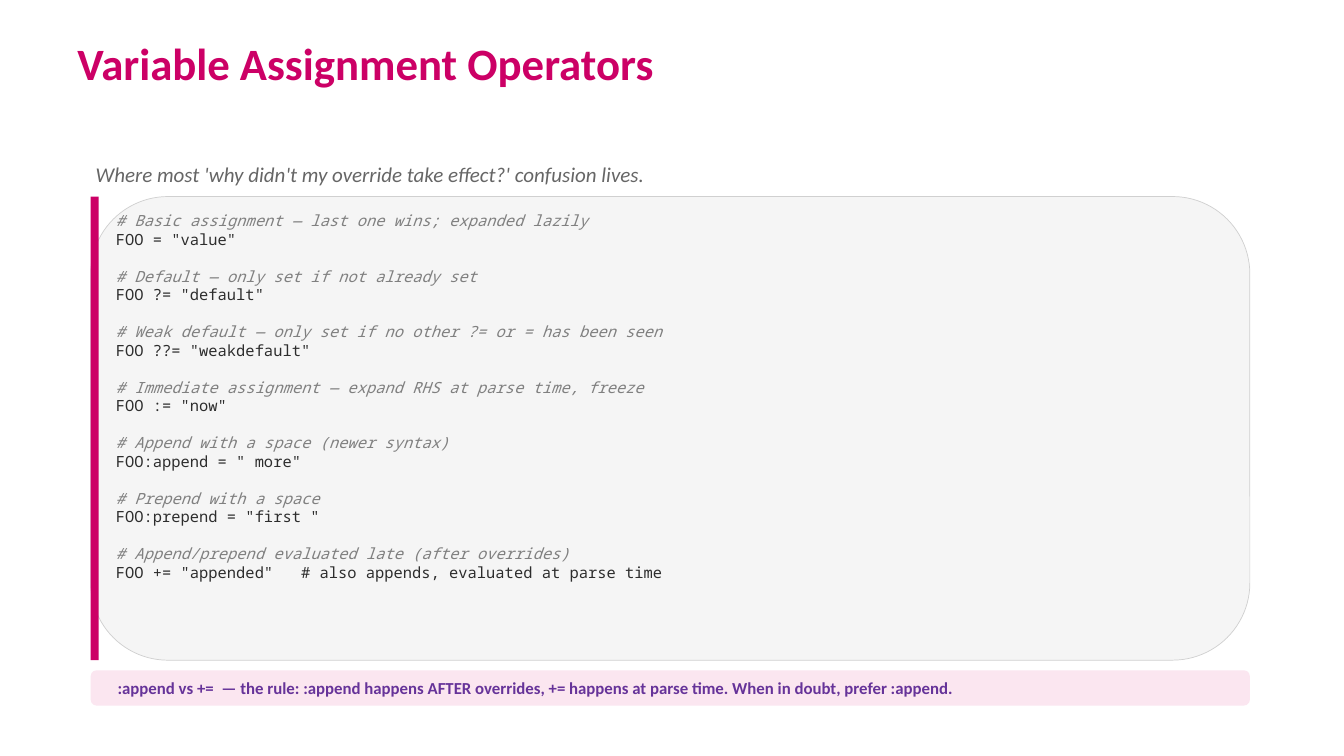
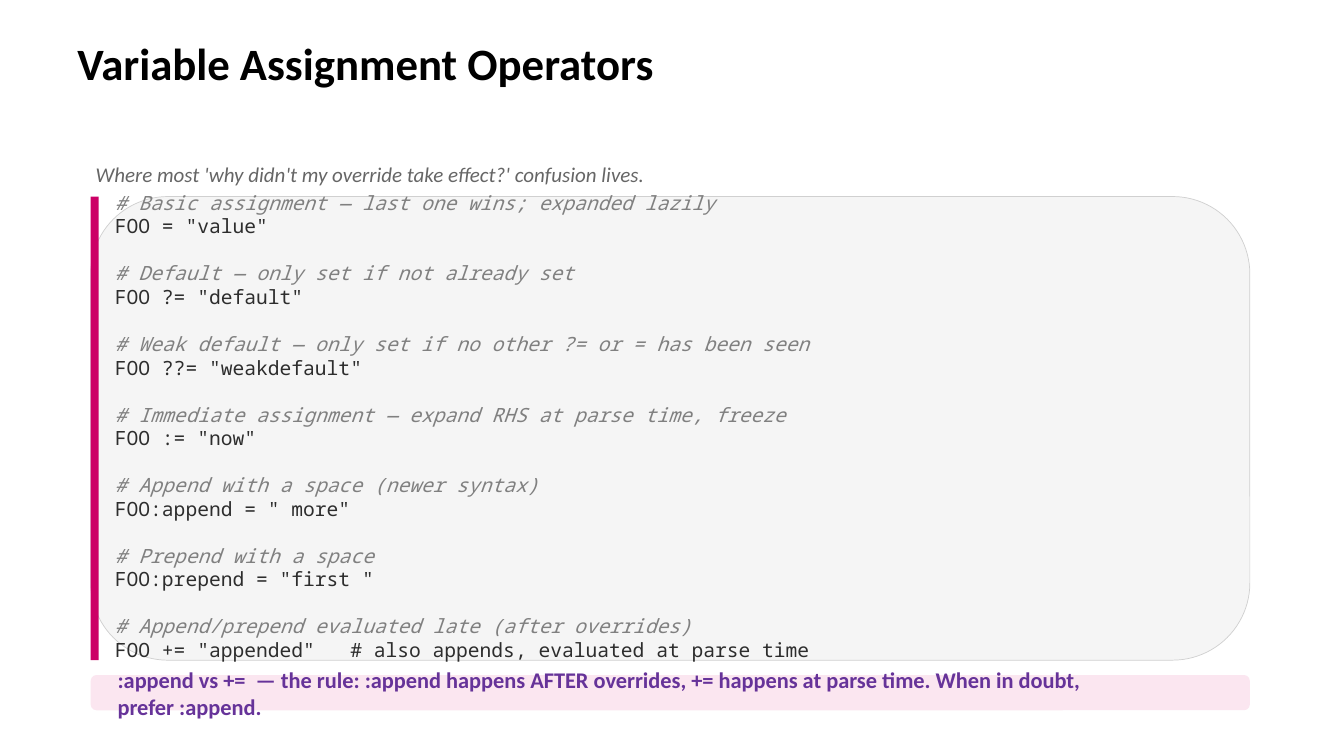
Before and after one commit to EmertxeInfoTech/Allegion-Training-Materials, a slide deck: slide 5 of yocto_training_all_session_decks/session_decks/D1S6_BitBake_Deep_Dive.pptx. Drawn at 1344x756 pixels with LibreOffice and Linux fonts; fonts in the diff are those of the drawing; background and template pictures are left out. Boxes give left, top, right and bottom in pixels: in the first picture for what was removed or moved away, otherwise in the second. Text is boxed around its words. In the diff, an @@ line names an element or a change of style, - is before the commit and + after.

```diff
--- a/yocto_training_all_session_decks/session_decks/D1S6_BitBake_Deep_Dive.pptx
+++ b/yocto_training_all_session_decks/session_decks/D1S6_BitBake_Deep_Dive.pptx
@@ title "Variable Assignment Operators" at bbox=[77, 48, 653, 88]: text colour #CC0066 to #000000 @@
@@ text "# Basic assignment — last ...": place and size @@
-text "# Basic assignment — last ..." at bbox=[116, 214, 662, 582]
+text "# Basic assignment — last ..." at bbox=[115, 195, 809, 662]
@@ text "# Basic assignment — last ..." at bbox=[115, 195, 809, 662]: size 11 to 14 pt @@
@@ rounded rectangle ":append vs += — the ...": place and size @@
-rounded rectangle ":append vs += — the ..." at bbox=[91, 670, 1250, 706]
+rounded rectangle ":append vs += — the ..." at bbox=[91, 676, 1250, 711]
@@ rounded rectangle ":append vs += — the ..." at bbox=[91, 676, 1250, 711]: size 12 to 16 pt @@
```
Also in this commit, not shown: 7 other slides changed, 12 other files.
